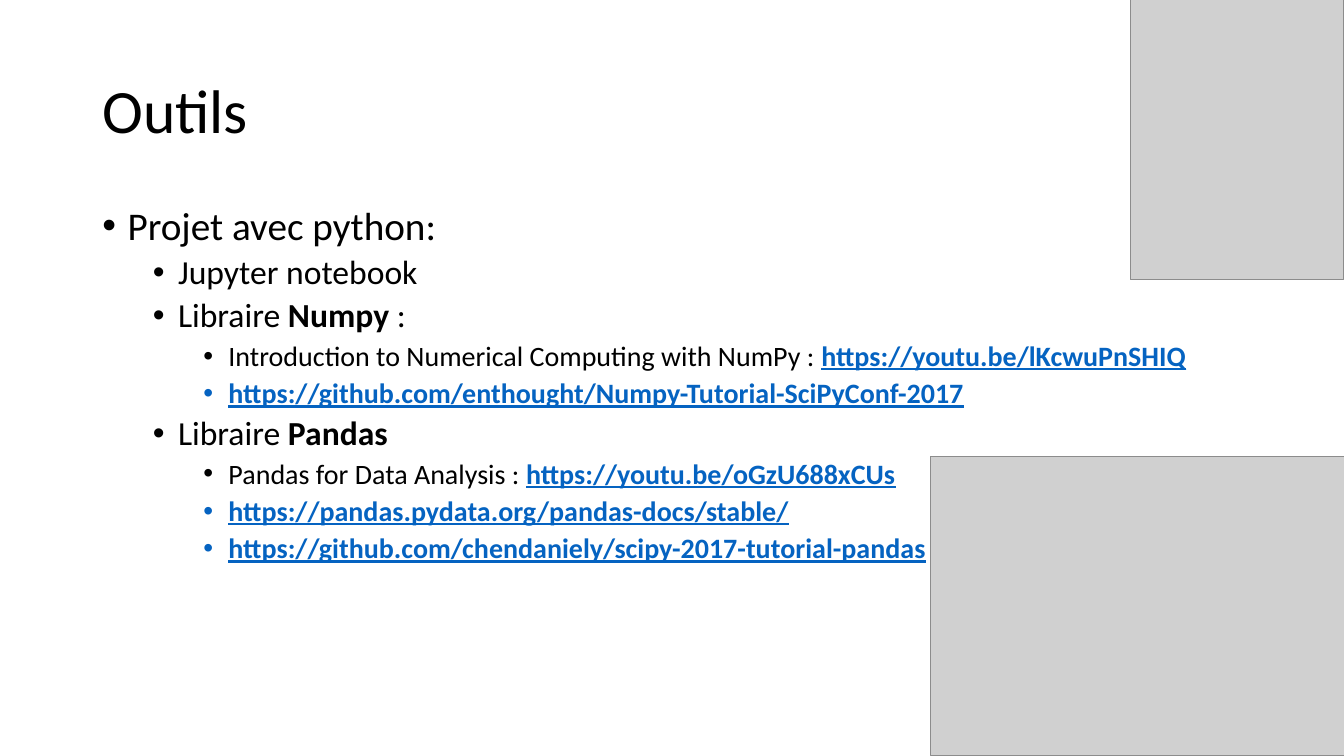
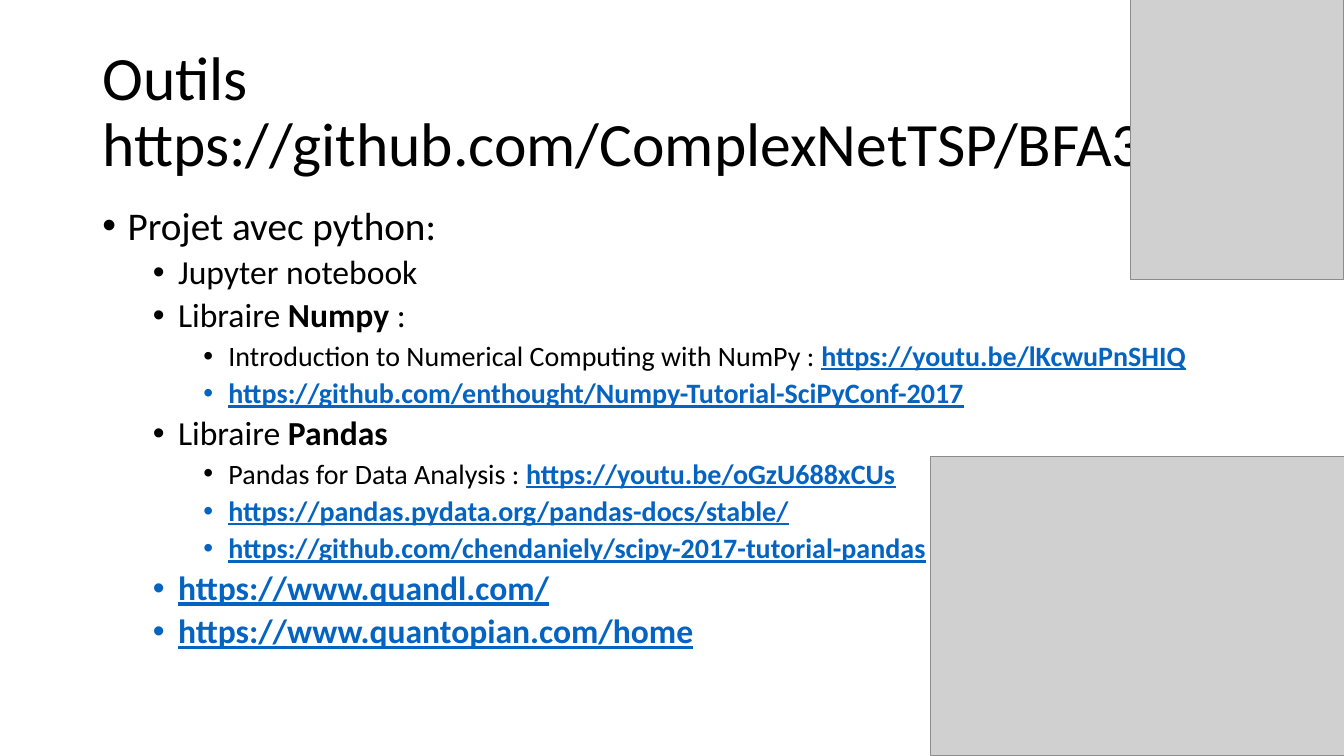
Before and after one commit to ComplexNetTSP/BFA3, a slide deck: slide 2 of BFA3_intro.pptx. Drawn at 1344x756 pixels with LibreOffice and Linux fonts; fonts in the diff are those of the drawing; grey boxes stand for pictures. Boxes give left, top, right and bottom in pixels: in the first picture for what was removed or moved away, otherwise in the second. Text is boxed around its words. In the diff, an @@ line names an element or a change of style, - is before the commit and + after.

```diff
--- a/BFA3_intro.pptx
+++ b/BFA3_intro.pptx
@@ title at (102, 57, 1143, 181): text changed @@
-Outils
+Outils https://github.com/ComplexNetTSP/BFA3
@@ text at (178, 576, 693, 649): paragraphs added @@
+  • https://www.quandl.com/
+  • https://www.quantopian.com/home
```
Also in this commit, not shown: 1 slide added, 2 other files.
